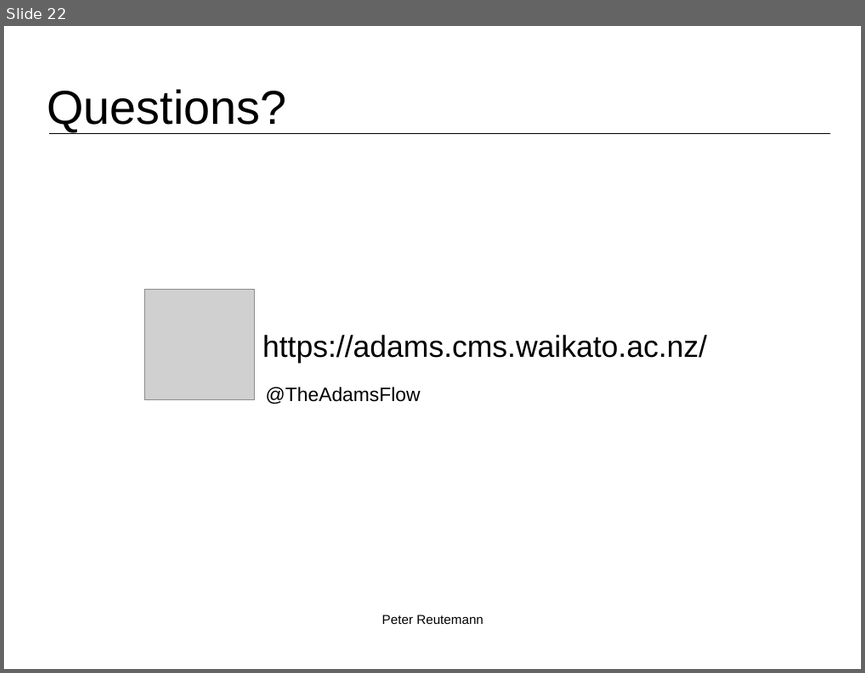
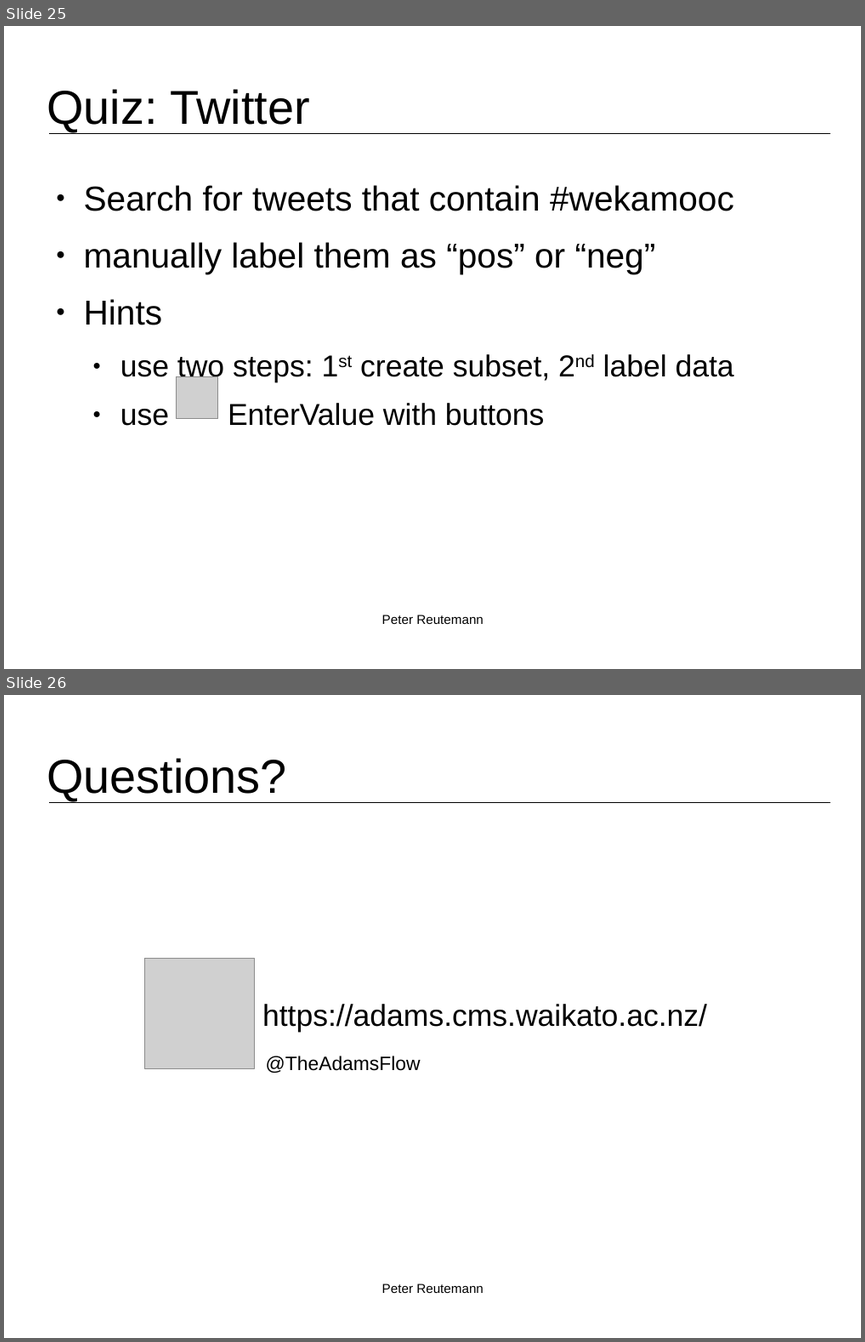
Before and after one commit to fracpete/kuching-2015, a slide deck: 4_twitter/kuching2015_twitter.odp. Shown one above the other, each under a label of ours: slide 22 before the commit, slides 25 and 26 after it. The pictures are 865x673 and 865x1342 pixels, drawn with LibreOffice and Linux fonts; fonts in the diff are those of the drawing; grey boxes stand for pictures; background and template pictures are left out. Boxes give left, top, right and bottom in pixels: in the first picture for what was removed or moved away, otherwise in the second. Text is boxed around its words. In the diff, an @@ line names an element or a change of style, - is before the commit and + after.

Commit message:
updated twitter stuff

```diff
--- a/4_twitter/kuching2015_twitter.odp
+++ b/4_twitter/kuching2015_twitter.odp
@@ slide 25 added at bbox=[4, 26, 861, 669], background #FFFFFF; not listed: 1 template element that a slide beside it also shows @@
@@ title added at bbox=[46, 89, 309, 132], 44 pt, text #000000 @@
+Quiz: Twitter
@@ text added at bbox=[84, 185, 734, 426], 32 pt, text #000000 @@
+● Search for tweets that contain #wekamooc
+● manually label them as “pos” or “neg”
+● Hints
+  ● use two steps: 1st create subset, 2nd label data
+  ● use EnterValue with buttons
@@ picture added at bbox=[177, 377, 218, 419] @@
@@ text added at bbox=[382, 614, 483, 624], 12 pt, text #000000 @@
+Peter Reutemann
@@ what was slide 22 is now slide 26 @@
```
Also in this commit, not shown: 3 other slides added, 8 other files.
